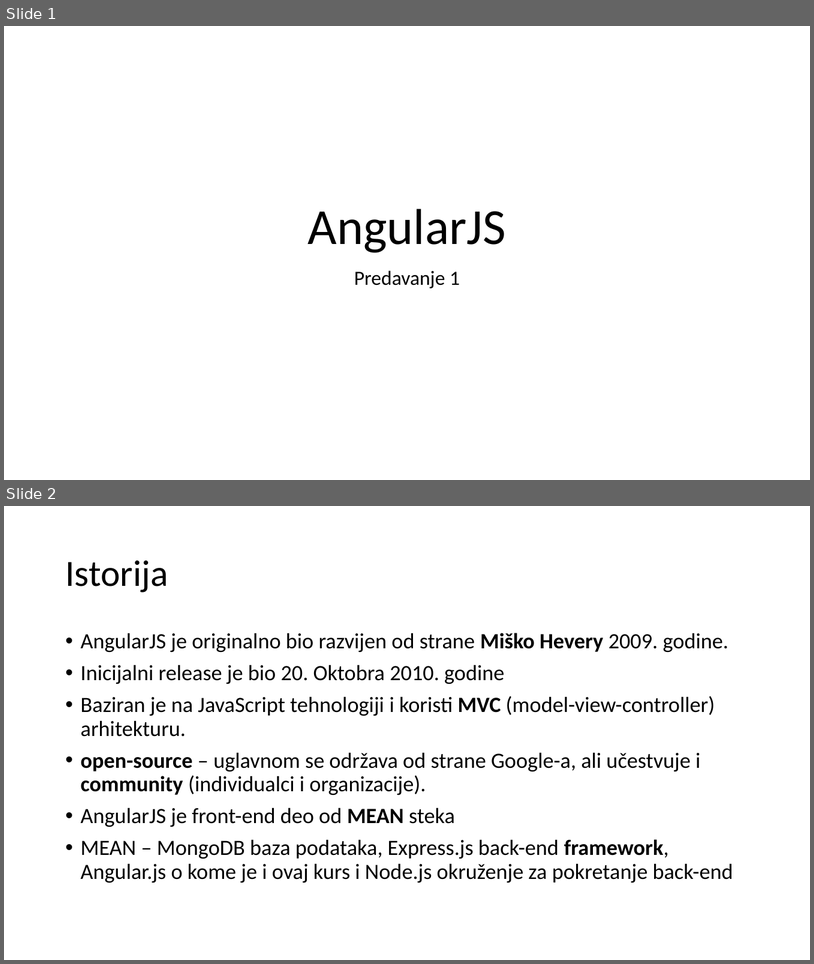
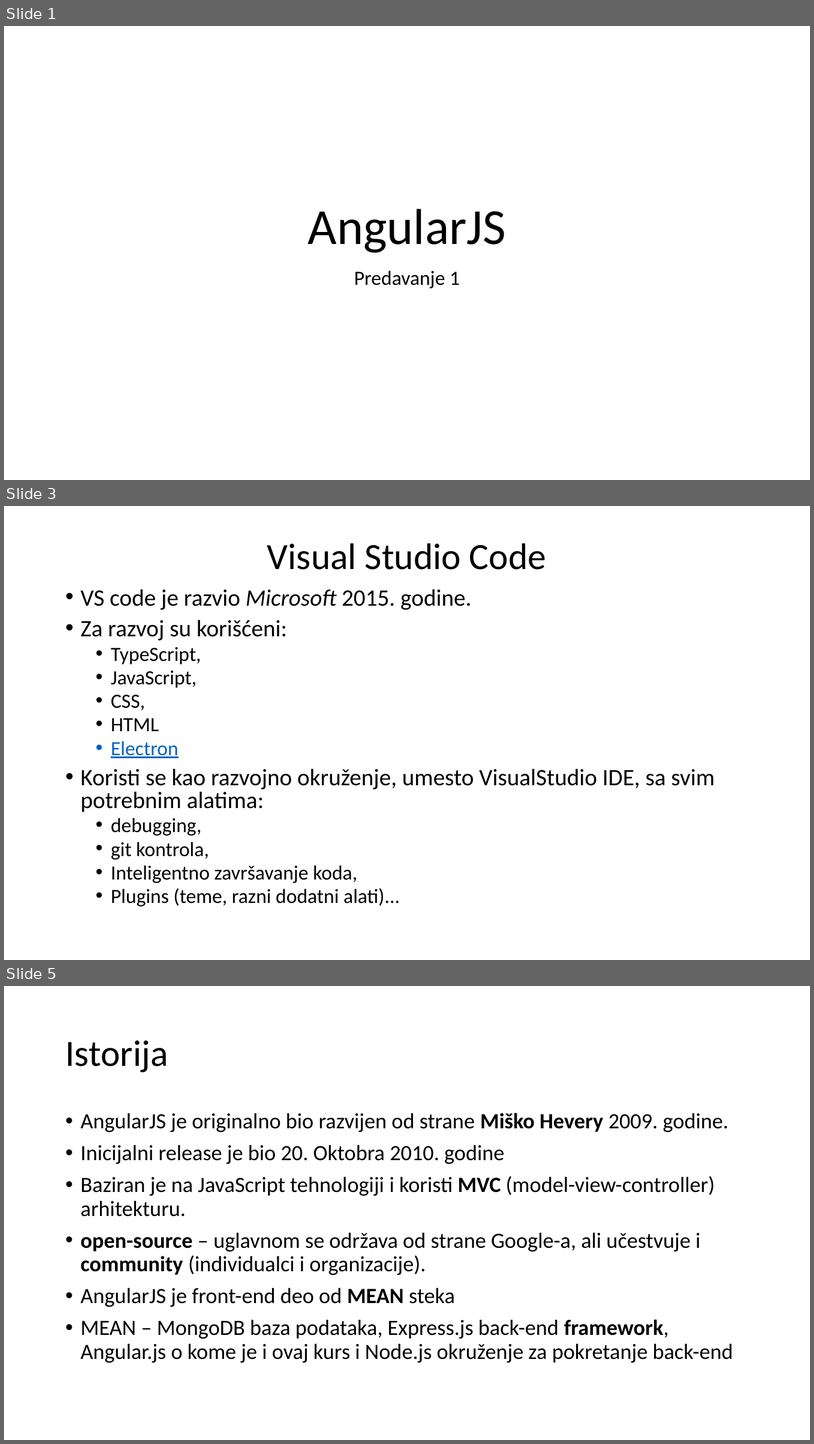
Before and after one commit to daniloMogin/kurs, a slide deck: AngularJS.pptx. Shown one above the other, each under a label of ours: slides 1 and 2 before the commit, slides 1, 3 and 5 after it; the slides between them are not shown. The pictures are 814x964 and 814x1444 pixels, drawn with LibreOffice and Linux fonts; fonts in the diff are those of the drawing. Boxes give left, top, right and bottom in pixels: in the first picture for what was removed or moved away, otherwise in the second. Text is boxed around its words. In the diff, an @@ line names an element or a change of style, - is before the commit and + after.

```diff
--- a/AngularJS.pptx
+++ b/AngularJS.pptx
@@ slide 3 added at (4, 506, 810, 960), background #FFFFFF @@
@@ title added at (267, 543, 546, 570), 44 pt, text #000000 @@
+Visual Studio Code
@@ text added at (81, 589, 715, 906), 28 pt, text #000000 @@
+• VS code je razvio Microsoft 2015. godine.
+• Za razvoj su korišćeni:
+  • TypeScript,
+  • JavaScript,
+  • CSS,
+  • HTML
+  • Electron
+• Koristi se kao razvojno okruženje, umesto VisualStudio IDE, sa svim potrebnim alatima:
+  • debugging,
+  • git kontrola,
+  • Inteligentno završavanje koda,
+  • Plugins (teme, razni dodatni alati)...
@@ what was slide 2 is now slide 5 @@
```
Also in this commit, not shown: 3 other slides added, 10 other files.
